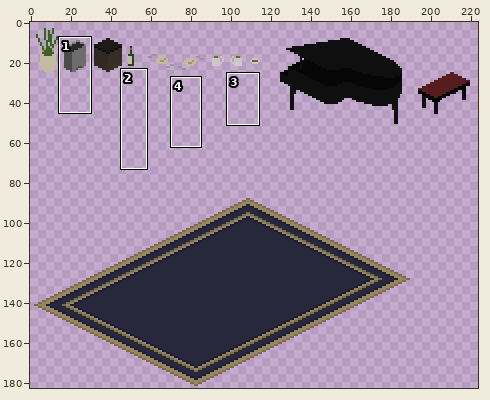
Two versions of one sprite sheet, Spooktoberween/Assets/Sprites/Things/Furniture/Decor.png. The picture above shows the old version from afar; the outline marks the close-up.
Close-up. Before the commit:
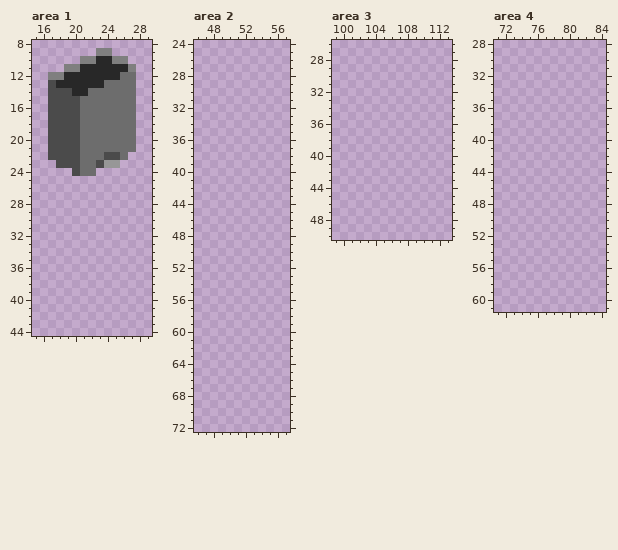
The file is 353x183 pixels. Colours within 5 levels of each other are drawn and written as one. Shown: area 1: x 15..29, y 8..44; area 2: x 46..57, y 24..72; area 3: x 99..113, y 26..50; area 4: x 71..84, y 28..61. The wide view leaves out empty margins. The commit also changed other parts of the picture, which this record leaves out.
The same view after the edit:
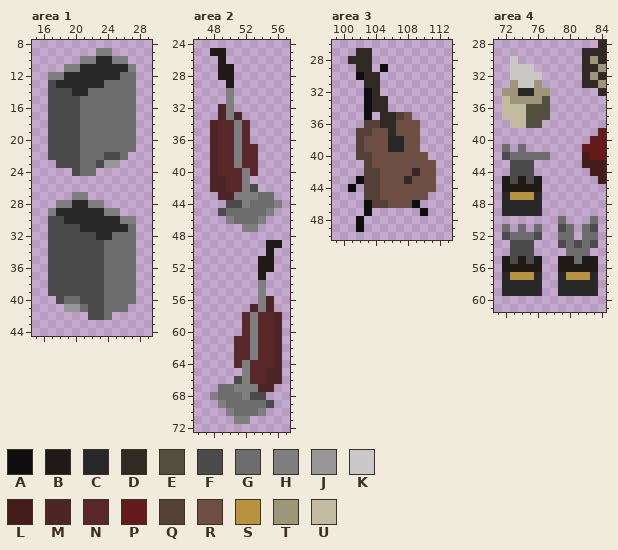
Palette (. is transparent): A #0f0f0f  B #201a16  C #282828  D #302924  E #54503f  F #4b4b4b  G #6d6d6d  H #7f7f7f  J #979797  K #cac7c7  L #441c1c  M #4c2627  N #58282a  P #651b1b  Q #564138  R #6e4f43  S #b79340  T #9f9679  U #c3bb9f
Changes in this commit:
Changed rows in their new state; - is an unchanged pixel.
Area 1:
first column x 17:
27 ---HH------
28 -HHCCHH----
29 HCCCCCCHH--
30 FFCCCCCCCHH
31 FFFFCCCCCCG
32 FFFFFFCCGGG
33 FFFFFFFGGGG
34 FFFFFFFGGGG
35 FFFFFFFGGGG
36 FFFFFFFGGGG
37 FFFFFFFGGGG
38 FFFFFFFGGGG
39 FFFFFFFGGGG
40 -FGGFFFGGGG
41 --JJGFFGGG-
42 -----FFG---
Area 2:
first column x 48:
25 BB-------
26 -B-------
27 -BB------
28 -BB------
29 --B------
30 --H------
31 --H------
32 -MH------
33 -MHM-----
34 MNNHN----
35 MNNHN----
36 MNNHN----
37 MNNHNN---
38 MNNHNN---
39 MNNHNN---
40 MNNNHN---
41 MMNNH----
42 MMNNHF---
43 -MMHHHGG-
44 --FFHGGGH
45 -FGGGGGH-
46 --HGGGH--
47 ----HH---
49 -------BB
50 -------B-
51 ------BB-
52 ------BB-
53 ------B--
54 ------H--
55 ------H--
56 ------HM-
57 -----MHM-
58 ----NHNNM
59 ----NHNNM
60 ----NHNNM
61 ---NNHNNM
62 ---NNHNNM
63 ---NNHNNM
64 ---NHNNNM
65 ----HNNMM
66 ---FHNNMM
67 -GGHHHMM-
68 HGGGHFF--
69 -HGGGGGF-
70 --HGGGH--
71 ---HH----
Area 3:
first column x 101:
27 -DD--------
28 DDD--------
29 -DD-A------
30 -ADD-------
31 --DD-------
32 --AD-------
33 --ADD------
34 --ADD------
35 --A-DDQR---
36 --QQDDRRR--
37 -QQRRDRRR--
38 -QRRRCCRR--
39 -QRRRCCRR--
40 -QQRRRRRRR-
41 --QRRRRRRRR
42 --QQRRRRDRR
43 -AQQRRRDRRR
44 A-QQRRRRRRR
45 --QQRRRRRR-
46 --AQQRRRA--
47 --A------A-
48 -A---------
49 -A---------
Area 4:
first column x 72:
28 ------------D
29 ----------DDD
30 -K--------DTD
31 -KKK------DDT
32 -KKKK-----DTD
33 -TKKT-----DDT
34 TTCCTT------D
35 UTTTTE-------
36 UUUEEE-------
37 UUUEEE-------
38 -UUEE--------
39 ------------P
40 -----------PP
41 G-G-------PPP
42 FGGGGG----LPP
43 -FFF------LLL
44 -FFF-------LL
45 BFBFB-------L
46 BBBBB--------
47 CSSSC--------
48 CCCCC--------
49 CCCCC--------
50 -------G---G-
51 G-G-G--FG-GF-
52 FGGGF--GG-GG-
53 -FFF---FGFGF-
54 -FFF----GGG--
55 BFBFB--BBGBB-
56 BBBBB--BBBBB-
57 CSSSC--CSSSC-
58 CCCCC--CCCCC-
59 CCCCC--CCCCC-
